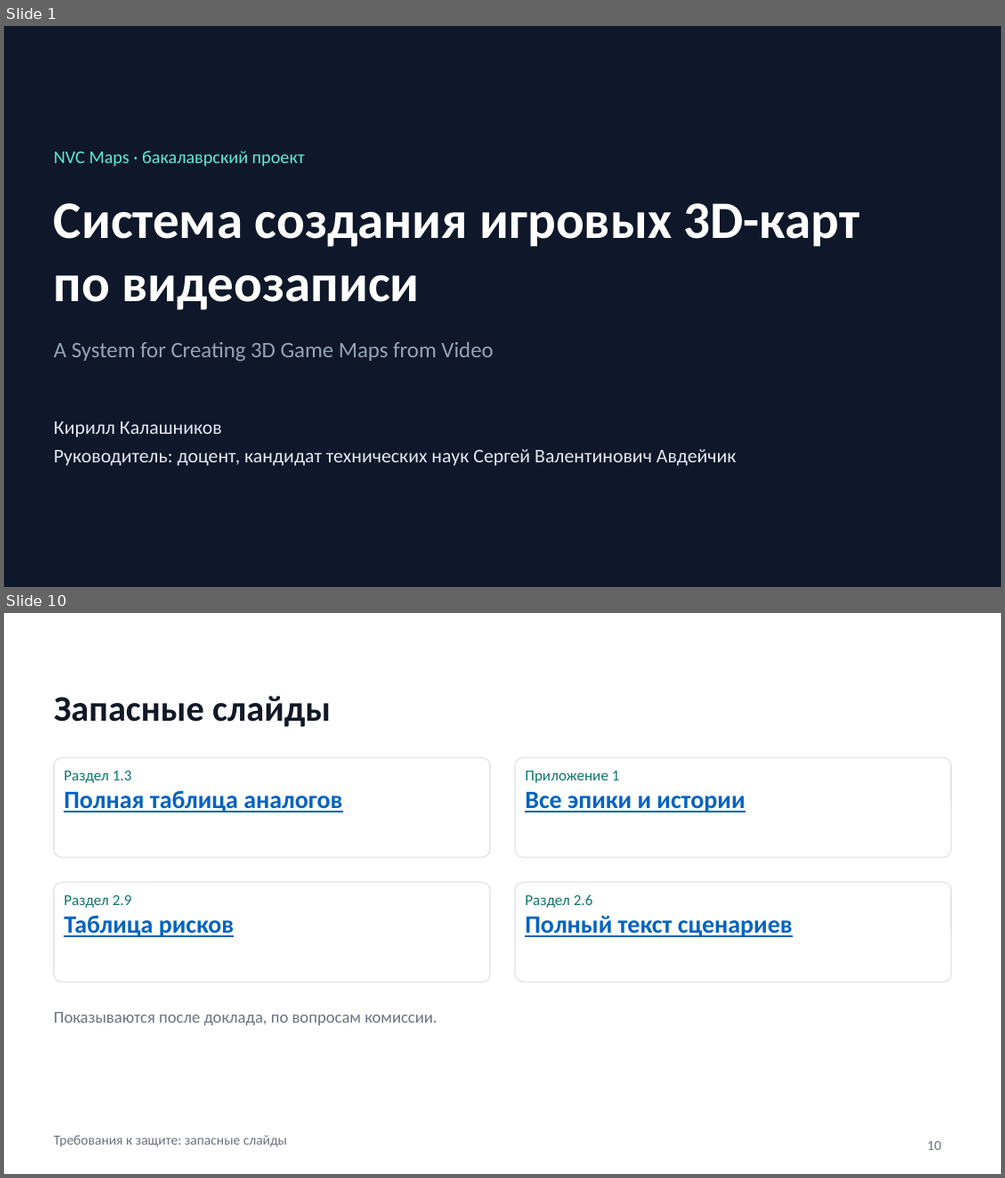
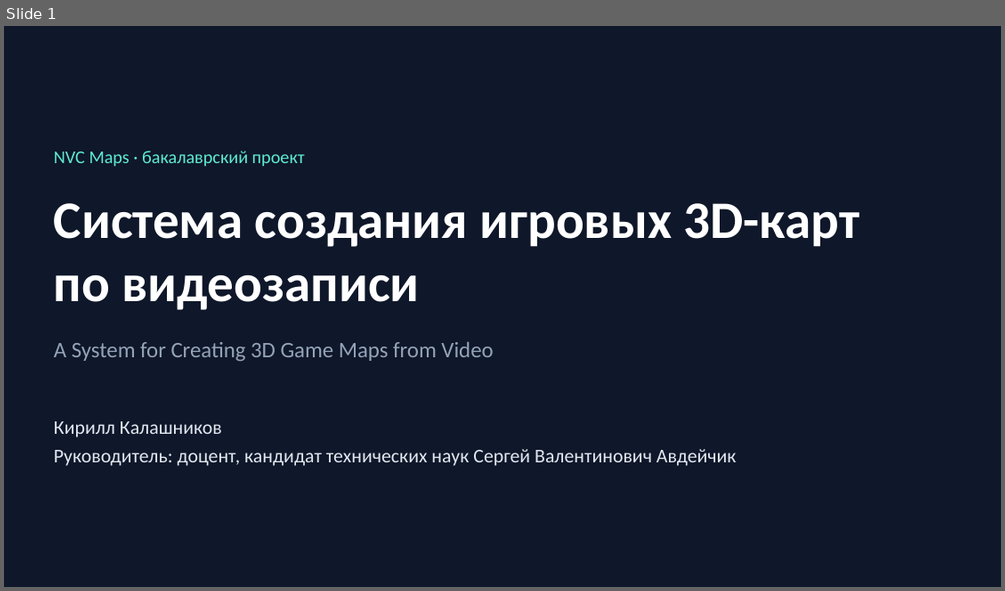
Before and after one commit to KalashnikovKV/nvc-business-analysis, a slide deck: wireframes/NVC-Maps-защита.pptx. Shown one above the other, each under a label of ours: slides 1 and 10 before the commit, slide 1 after it; the slides between them are not shown. The pictures are 1005x1178 and 1005x591 pixels, drawn with LibreOffice and Linux fonts; fonts in the diff are those of the drawing. Boxes give left, top, right and bottom in pixels: in the first picture for what was removed or moved away, otherwise in the second. Text is boxed around its words. In the diff, an @@ line names an element or a change of style, - is before the commit and + after.

```diff
--- a/wireframes/NVC-Maps-защита.pptx
+++ b/wireframes/NVC-Maps-защита.pptx
@@ slide 10 removed at [4, 613, 1001, 1174], background #FFFFFF @@
@@ title removed at [54, 696, 331, 727] @@
-Запасные слайды
@@ rounded rectangle removed at [54, 757, 491, 857] @@
@@ text removed at [64, 771, 342, 812] @@
-Раздел 1.3
-Полная таблица аналогов
@@ rounded rectangle removed at [514, 757, 951, 857] @@
@@ text removed at [525, 771, 744, 812] @@
-Приложение 1
-Все эпики и истории
@@ rounded rectangle removed at [54, 882, 491, 981] @@
@@ text removed at [64, 895, 235, 937] @@
-Раздел 2.9
-Таблица рисков
@@ rounded rectangle removed at [514, 882, 951, 981] @@
@@ text removed at [525, 894, 793, 937] @@
-Раздел 2.6
-Полный текст сценариев
@@ text removed at [54, 1012, 437, 1025] @@
-Показываются после доклада, по вопросам комиссии.
@@ text removed at [54, 1135, 287, 1147] @@
-Требования к защите: запасные слайды
@@ page number removed at [927, 1141, 941, 1150] @@
-10
```
Also in this commit, not shown: 8 slides changed, 2 other slides removed, 9 other files.
